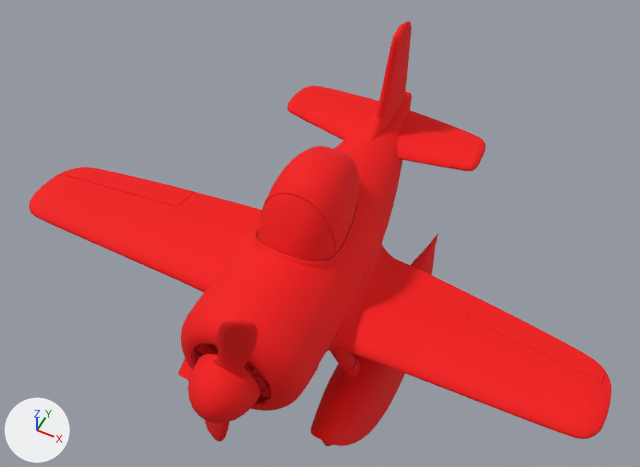
Two versions of the glTF model assets/plane/plane.gltf, one commit apart.
Before and after are seen from a 50 mm camera at (4.25, -8.21, 10.81) aimed at (-0.08, 0.44, -0.01). The axes (+X, +Y, +Z) are drawn at lower left. The lights are the same throughout. Where no turn or scale is listed for an object, it has been applied to the vertices.

In view in the first picture: 'Body', 'aileron_L', 'aileron_R', 'canopi', 'engine', 'propeller1'.
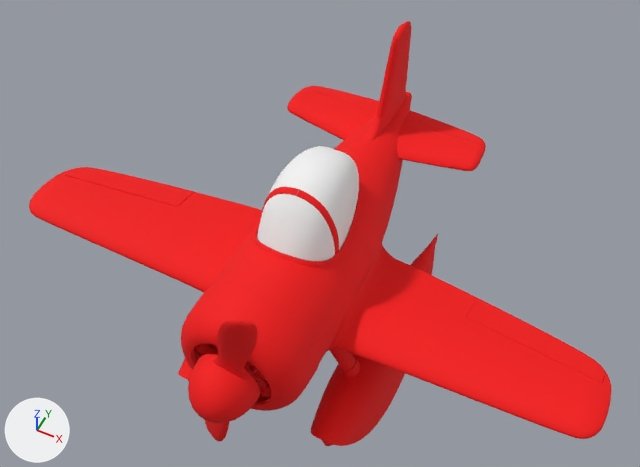
Boxes (x1, y1, x2, y2) around the edits, measured in the pictures (640 x 467 px):
```json
{"object": "canopi", "change": "recoloured", "before": [257, 146, 359, 261], "after": [257, 146, 359, 261], "on screen": "red to white"}
```

The change, as JSON lines over the scene's bpy script:
```json
{"op": "add", "block": "mat_canopi", "code": ["mat_canopi = principled_material('Canopi')", "mat_canopi.base_color = (0.898, 0.898, 0.898)  # white #f3f3f3", "mat_canopi.roughness = 0.821"]}
{"block": "me_canopi", "where": "me_canopi.from_pydata(...)  # 813 vertices, 1541 faces; spans x -0.64..0.64, y -1.0..1.13, z 0.71..1.89"}
{"op": "remove", "block": "me_canopi", "code": "me_canopi.materials.append(mat_default)  # red #f40000"}
{"op": "add", "block": "me_canopi", "code": "me_canopi.materials.append(mat_canopi)  # white #f3f3f3"}
```
